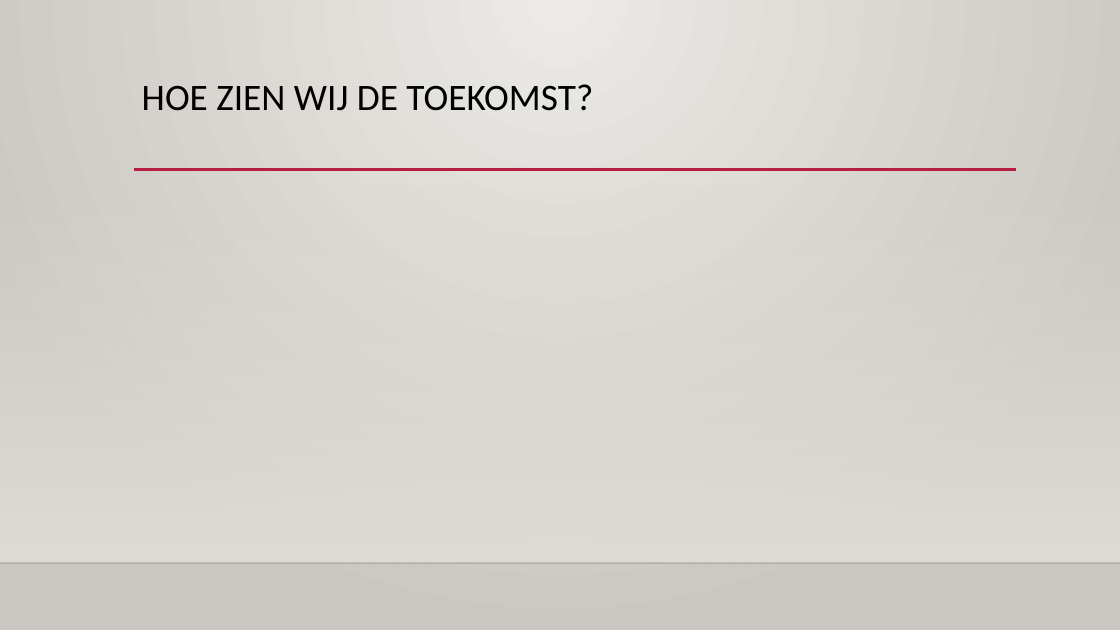
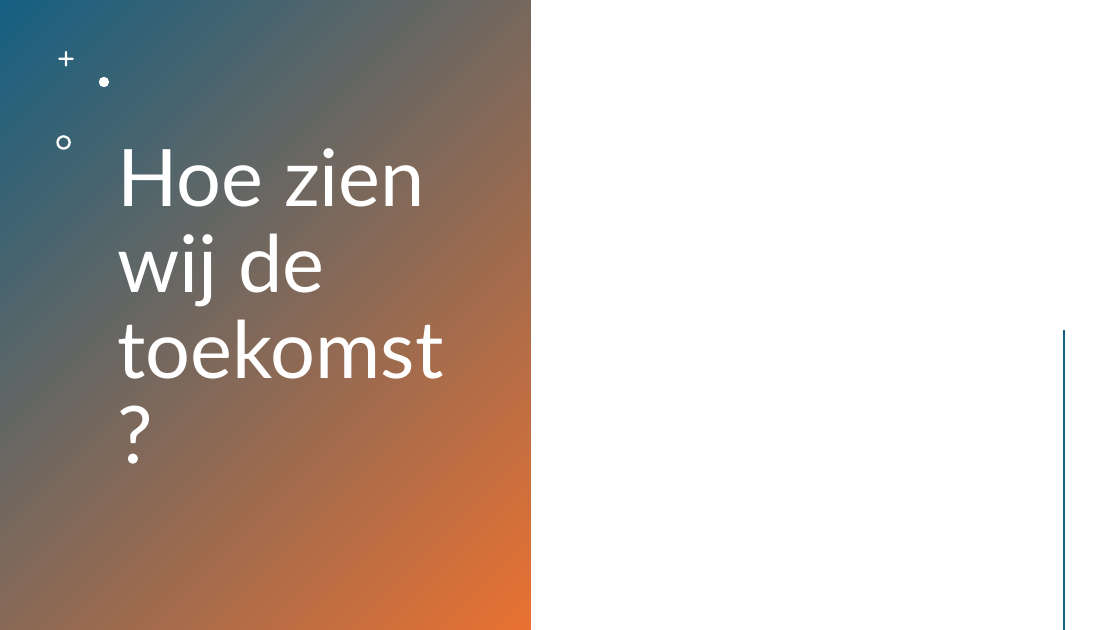
Before and after one commit to HANICA-DWA/project-sep23-klipspringer, a slide deck: slide 6 of groepsdocumenten/Presentatie - BKS.pptx. Drawn at 1120x630 pixels with LibreOffice and Linux fonts; fonts in the diff are those of the drawing; background and template pictures are left out. Boxes give left, top, right and bottom in pixels: in the first picture for what was removed or moved away, otherwise in the second. Text is boxed around its words. In the diff, an @@ line names an element or a change of style, - is before the commit and + after.

```diff
--- a/groepsdocumenten/Presentatie - BKS.pptx
+++ b/groepsdocumenten/Presentatie - BKS.pptx
@@ background gradient #ECEAE7 to #CAC7C1 to #FFFFFF @@
@@ rectangle added at (0,0,531,630), fill gradient #156082 to #E97132 @@
@@ freeform shape added at (58,51,74,67), fill #FFFFFF @@
@@ title "Hoe zien wij de toekomst?" at (118,148,444,379): vertical alignment top to middle @@
@@ freeform shape added at (99,77,109,87), fill #FFFFFF @@
@@ freeform shape added at (56,135,71,150), fill #FFFFFF @@
@@ title at (118,148,444,379): text changed; size 32 to 68 pt; font Calibri to Lato; text colour #000000 to #FFFFFF @@
-HOE ZIEN WIJ DE TOEKOMST?
+Hoe zien wij de toekomst?
@@ line removed from (134, 170) to (1017, 170) @@
@@ rectangle removed at (0,186,1120,563) @@
@@ line added from (1065, 332) to (1065, 629), #E97132 2 pt @@
@@ line removed from (0, 563) to (1120, 563) @@
```
Also in this commit, not shown: 6 other slides changed.
